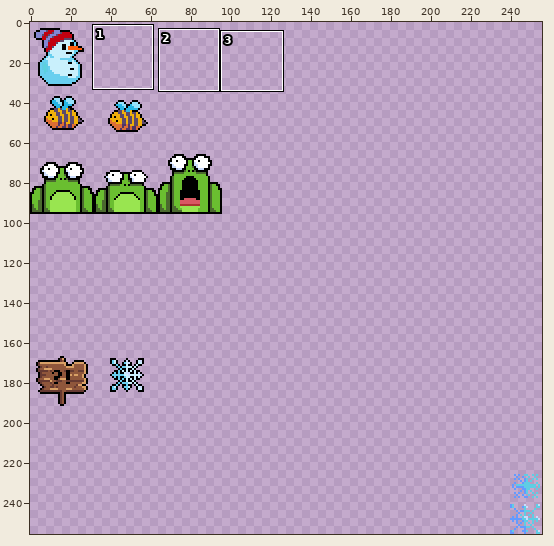
Edited in one commit: sprite sheet (src/assets/spritesheet.png). The picture above shows the old version from afar; the outline marks the close-up.
Close-up. Old version:
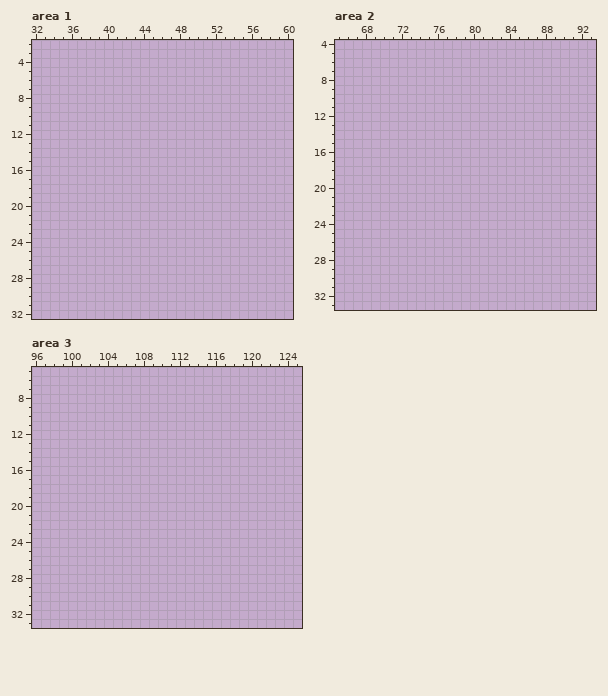
The file is 256x256 pixels. Colours within 5 levels of each other are drawn and written as one. Shown: area 1: x 32..60, y 2..32; area 2: x 65..93, y 4..33; area 3: x 96..125, y 5..33. The commit also changed other parts of the picture, which this record leaves out.
New version:
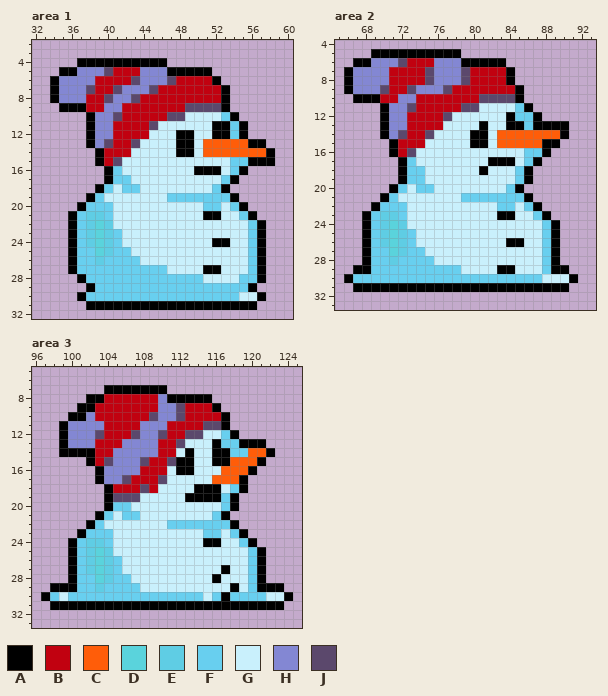
Palette (. is transparent): A #000000  B #c10110  C #ff5d09  D #5ad3dc  E #5fcde4  F #68cfef  G #c9f0fc  H #8387d3  J #5b486c
Edits made:
Changed rows in their new state; - is an unchanged pixel.
Area 1:
first column x 34:
 4 ---AAAAAAAAAA------------
 5 -AAHHHJBBBHHHAAAAA-------
 6 AHHHHBBBBJHHHJBBBBA------
 7 AHHHJBBJHHHJBBBBBBBA-----
 8 AHHHBBJHHJBBBBBBBBBA-----
 9 -AAABBHHBBBBBBBJJJJA-----
10 ----AHHJBBBBBJJGGGGFA----
11 ----AHHBBBBJGGGGGGAAFA---
12 ----AHHBBBBGGGAAGGAAFA---
13 ----AHJBBJGGGGAAGCCCCCAA-
14 -----ABBBGGGGGAAGCCCCCCCA
15 -----ABJGGGGGGGGGGGGFFAAA
16 ------AFGGGGGGGGAAAGFA---
17 ------AFFGGGGGGGGGGFA----
18 -----AFGFFGGGGGGGGFA-----
19 ----AFGGGGGGGFFFFFFFA----
20 ---AFFFGGGGGGGGGGFFGFA---
21 --AFEEFGGGGGGGGGGAAGGFA--
22 --AFEDEGGGGGGGGGGGGGGGFA-
23 --AFEDEFGGGGGGGGGGGGGGFA-
24 --AFEDEFGGGGGGGGGGAAGGFA-
25 --AFFDEFFGGGGGGGGGGGGGFA-
26 --AFFEFFFFGGGGGGGGGGGGFA-
27 --AFFFFFFFFFFGGGGAAGGGFA-
28 ---AFFFFFFFFFFFFFGGGGFFA-
29 ----AFFFFFFFFFFFFFFFFFA--
30 ---AFFFFFFFFFFFFFFFFFGGA-
31 ----AAAAAAAAAAAAAAAAAAA--
Area 2:
first column x 66:
 5 ---AAAAAAAAAA-------------
 6 -AAHHHJBBBHHHAAAAA--------
 7 AHHHHBBBBJHHHJBBBBA-------
 8 AHHHHBBBBJHHHJBBBBA-------
 9 AHHHJBBJHHHJBBBBBBBA------
10 -AAABBHHBBBBBBBJJJJA------
11 ----AHHJBBBBBJJGGGGFA-----
12 ----AHHBBBBJGGGGGGAFFA----
13 ----AHHBBBBGGGGAGGAAFAAAA-
14 ----AHJBBJGGGGAAGCCCCCCCA-
15 -----ABBBGGGGGAAGCCCCCAA--
16 -----ABJGGGGGGGGGGGGFFA---
17 ------AFGGGGGGGGAAAGFA----
18 ------AFFGGGGGGAGGGFA-----
19 ------AFFGGGGGGGGGGFA-----
20 -----AFGFFGGGGGGGGFA------
21 ----AFGGGGGGGFFFFFFFA-----
22 ---AFFFGGGGGGGGGGFFGFA----
23 --AFEEFGGGGGGGGGGAAGGFA---
24 --AFEDEGGGGGGGGGGGGGGGFA--
25 --AFEDEFGGGGGGGGGGGGGGFA--
26 --AFEDEFGGGGGGGGGGAAGGFA--
27 --AFFDEFFGGGGGGGGGGGGGFA--
28 --AFFEFFFFGGGGGGGGGGGGFA--
29 -AAFFFFFFFFFFGGGGAAGGGFAA-
30 AFFFFFFFFFFFFFFFFFFFFFGGGA
31 -AAAAAAAAAAAAAAAAAAAAAAAA-
Area 3:
first column x 97:
 7 -------AAAAAAA--------------
 8 -----AABBBBBBHAAAAA---------
 9 ----AABBBBBBBHHJBBBA--------
10 ---AAHBBBBBBJHHJBBBBA-------
11 --AHHHHBBBBHHHBBBBJJA-------
12 --AHHHJBBBJHHJBBJJGGFA------
13 --AHHHBBBHHHHBBJGGGAFFAAA---
14 --AAAABBHHHHHBBGAGGAAFFCCA--
15 -----ABJHHHJBBJAAGGAACCCA---
16 ------AHHHHBBBGAAGGGCCCA----
17 ------AHHJBBBJGGGGGCCCA-----
18 -------ABBBJBGGGGAAAGFA-----
19 -------AJJJGGGGGAAAAFA------
20 -------AFFGGGGGGGGGGFA------
21 ------AFGFFGGGGGGGGFA-------
22 -----AFGGGGGGGFFFFFFFA------
23 ----AFFFGGGGGGGGGGFFGFA-----
24 ---AFEEFGGGGGGGGGGAAGGFA----
25 ---AFEDEGGGGGGGGGGGGGGGFA---
26 ---AFEDEFGGGGGGGGGGGGGGFA---
27 ---AFEDEFGGGGGGGGGGGAGGFA---
28 ---AFFDEFFGGGGGGGGGAGGGFA---
29 -AAAFFEFFFFGGGGGGGGGGAGFAAA-
30 AFGFFFFFFFFFFFFFFFGFAFFFFGGA
31 -AAAAAAAAAAAAAAAAAAAAAAAAAA-
Changed places in both close-ups, as pixel boxes (x1, y1, x2, y2):
added: (50, 58, 275, 310)
added: (344, 49, 578, 292)
added: (41, 385, 293, 610)
